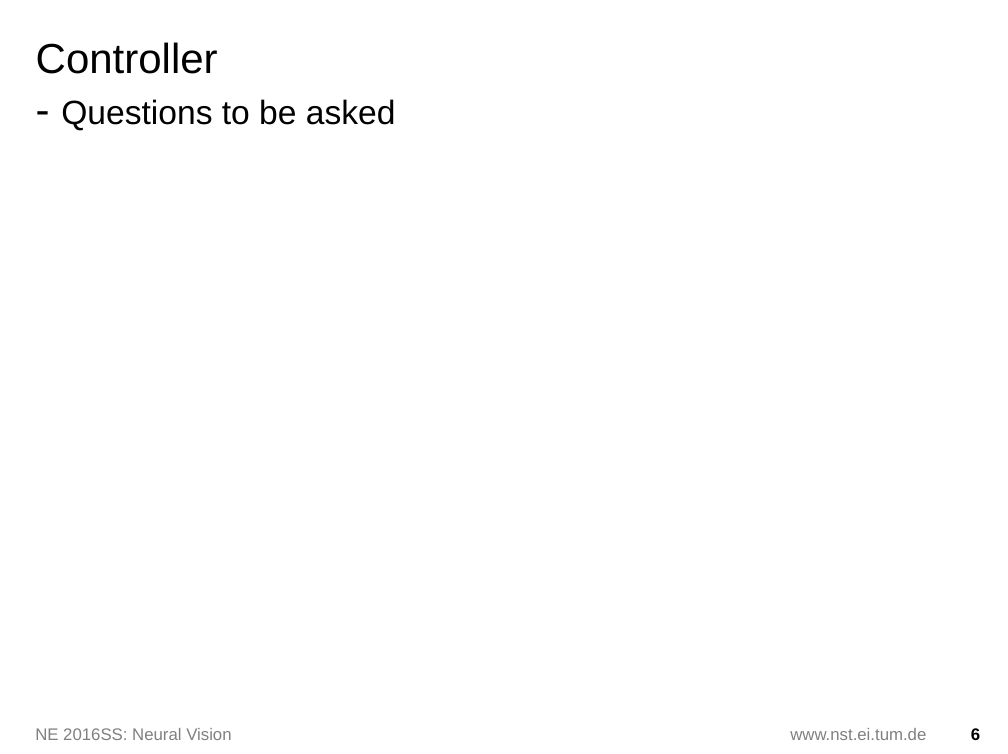
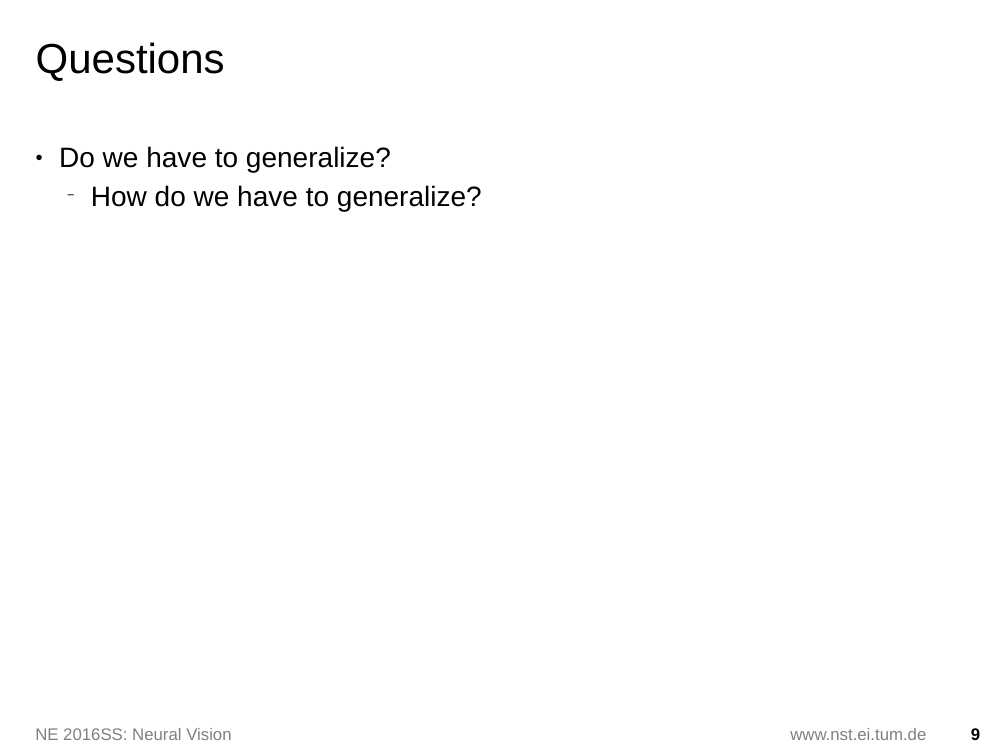
Before and after one commit to nimarb/torcs-autonomous-driving, a slide deck: slide 9 of presi.odp (slide 6 before the commit). Drawn at 1008x754 pixels with LibreOffice and Linux fonts; fonts in the diff are those of the drawing; background and template pictures are left out. Boxes give left, top, right and bottom in pixels: in the first picture for what was removed or moved away, otherwise in the second. Text is boxed around its words. In the diff, an @@ line names an element or a change of style, - is before the commit and + after.

```diff
--- a/presi.odp
+++ b/presi.odp
@@ title at <box>36,42,225,81</box>: text changed; size 24 to 30 pt @@
-Controller
-- Questions to be asked
+Questions
@@ text added at <box>59,146,482,211</box>, 20 pt, text #000000 @@
+● Do we have to generalize?
+  − How do we have to generalize?
@@ page number at <box>971,728,980,740</box>: text changed @@
-6
+9
```
Also in this commit, not shown: 2 other slides changed, 3 slides added, 1 other file.
